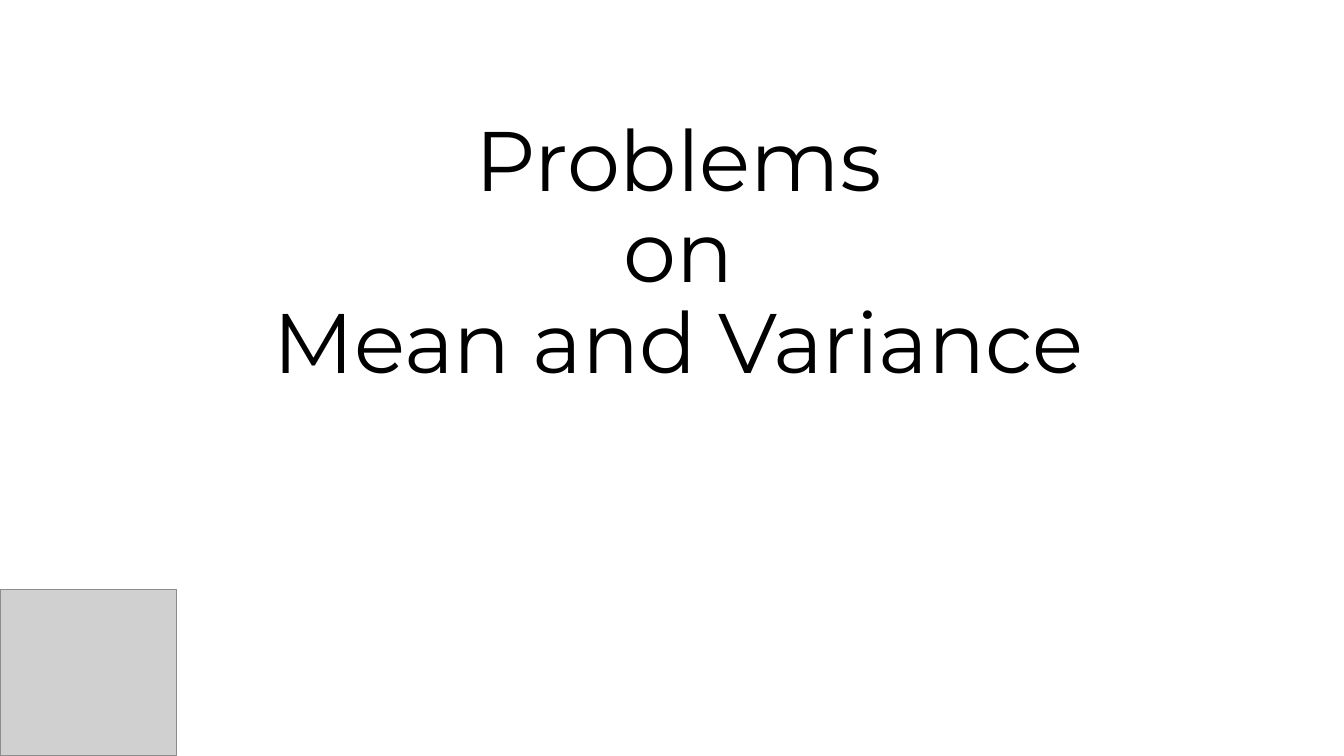
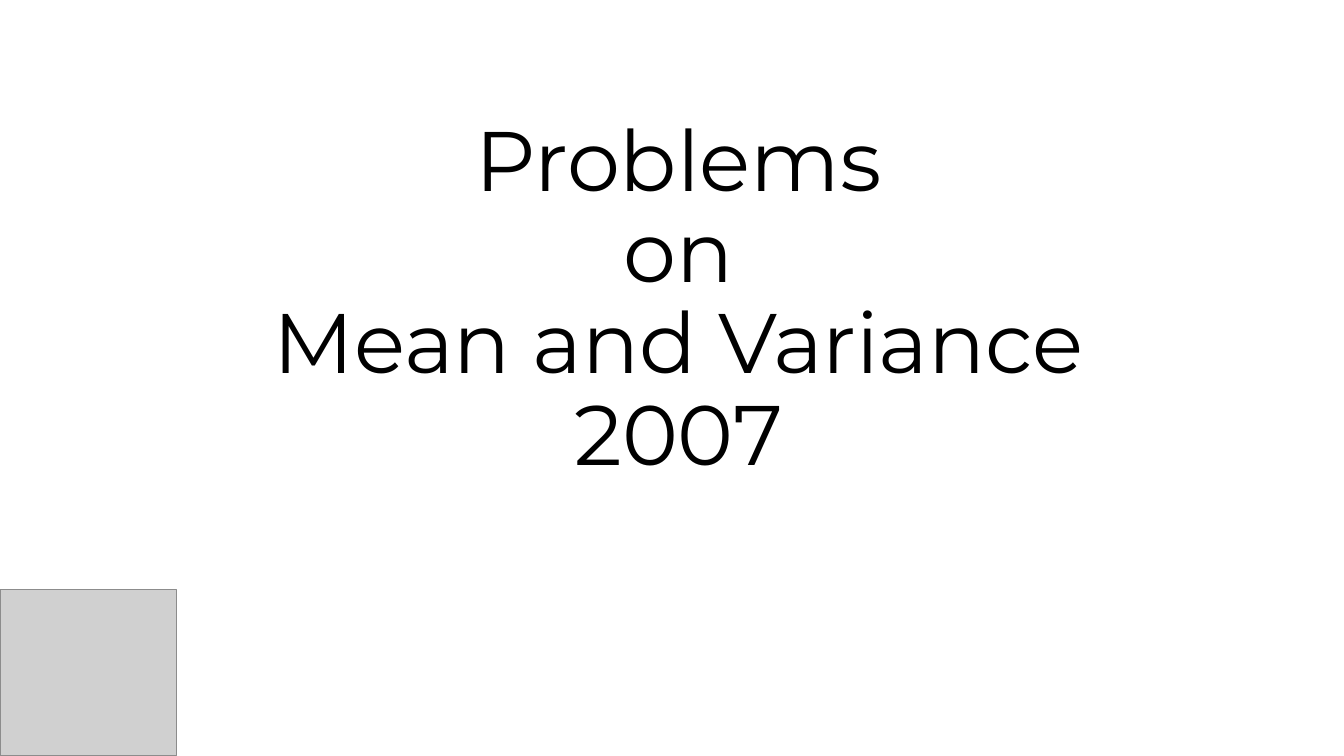
Before and after one commit to jinmang2/probability, a slide deck: slide 1 of 평균, 분산 임용고시 2007.pptx. Drawn at 1344x756 pixels with LibreOffice and Linux fonts; fonts in the diff are those of the drawing; grey boxes stand for pictures. Boxes give left, top, right and bottom in pixels: in the first picture for what was removed or moved away, otherwise in the second. Text is boxed around its words. In the diff, an @@ line names an element or a change of style, - is before the commit and + after.

```diff
--- a/평균, 분산 임용고시 2007.pptx
+++ b/평균, 분산 임용고시 2007.pptx
@@ title at box(274, 128, 1083, 466): text changed @@
-Problems
-on
-Mean and Variance
+Problems
+on
+Mean and Variance
+2007
```
Also in this commit, not shown: 6 slides added.
